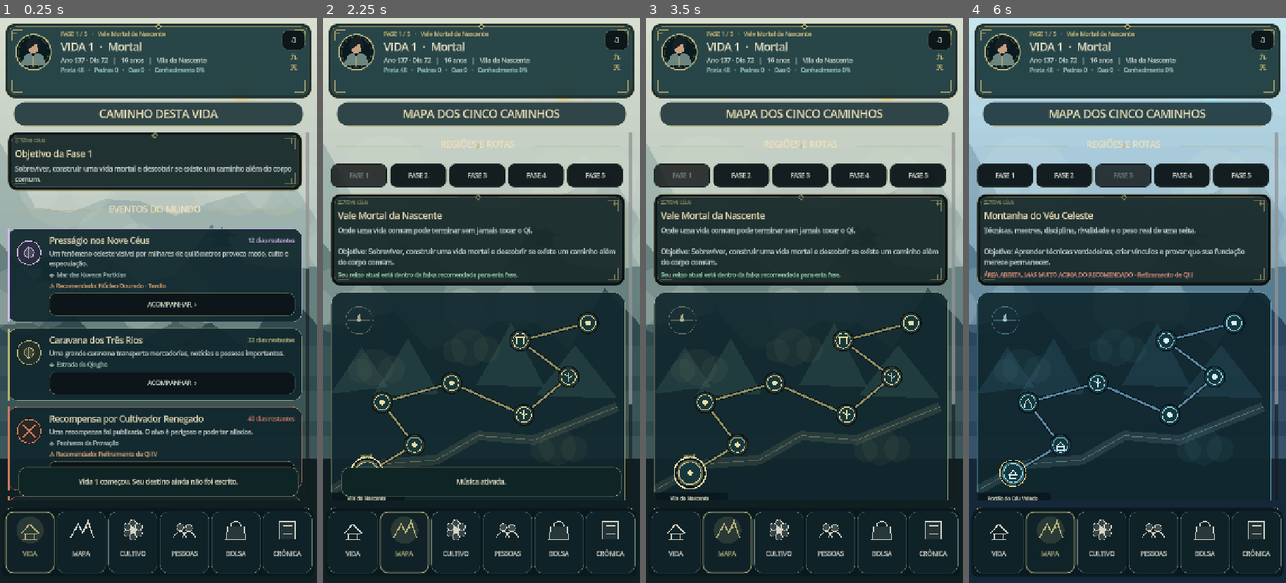
Above: before the commit, frames 1-4 (left to right).
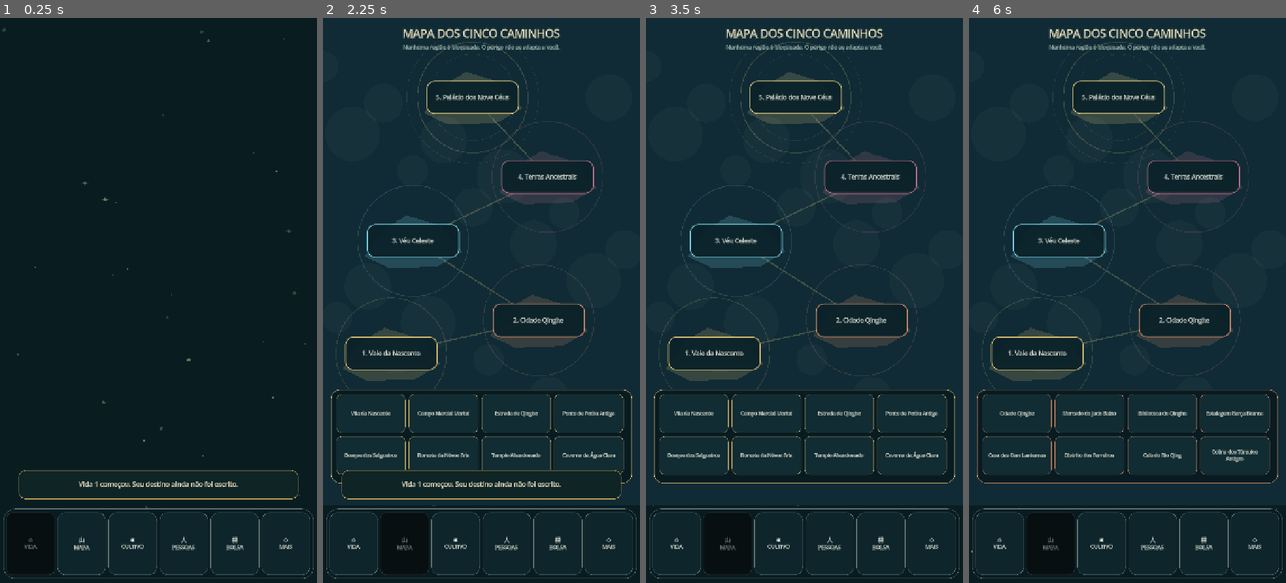
Above: after the commit, the same moments.

Repository: kanintsu/Nove-ceus
Game: Godot game, scene res://main.tscn
Two runs of this game, one before a commit and one after it. Both use one fixed random seed, a clock stepped at 60 frames per second and the inputs below.
Inputs (mouse positions are in pixels of both pictures, inside the frame that each line leads up to):
- Up to frame 1 (0.25 s): no input
- Up to frame 2 (2.25 s): click (617, 40) at 0.5 s, where only the run before the commit has a clickable "♫"; click (617, 40) at 1.25 s, where only the run before the commit has a clickable "×"; click (405, 543) at 2 s, where only the run after the commit has a clickable "山 MAPA"
- Up to frame 3 (3.5 s): click (715, 351) at 2.75 s, where only the run after the commit has a clickable "1. Vale da Nascente"
- Up to frame 4 (6 s): click (1064, 176) at 3.5 s, where only the run before the commit has a clickable "FASE 2"; click (1003, 176) at 4.25 s, where only the run before the commit has a clickable "FASE 1"; click (1184, 323) at 5 s, where only the run after the commit has a clickable "2. Cidade Qinghe"; click (1124, 176) at 5.75 s, where only the run before the commit has a clickable "FASE 3"

The runs differ from the first frame. In frame 1, 44% of the frame differs, in the area x 0-100%, y 0-100%; in frame 2, 44%; in frame 3, 43%; in frame 4, 43%.
Error after the commit: Parse Error: Identifier "x" not declared in the current scope. (res://scripts/v08/location_scene.gd:42)

Commit message:
v0.8: boot directly into rebuilt game UI

Diff:
--- a/main.tscn
+++ b/main.tscn
@@ -1,8 +1,8 @@
 [gd_scene load_steps=2 format=3]
 
-[ext_resource type="Script" path="res://scripts/mobile/mobile_game.gd" id="1_mobile"]
+[ext_resource type="Script" path="res://scripts/v08/v08_game.gd" id="1_mobile"]
 
-[node name="NoveCeusMobile" type="Control"]
+[node name="NoveCeusV08" type="Control"]
 layout_mode = 3
 anchors_preset = 15
 anchor_right = 1.0
